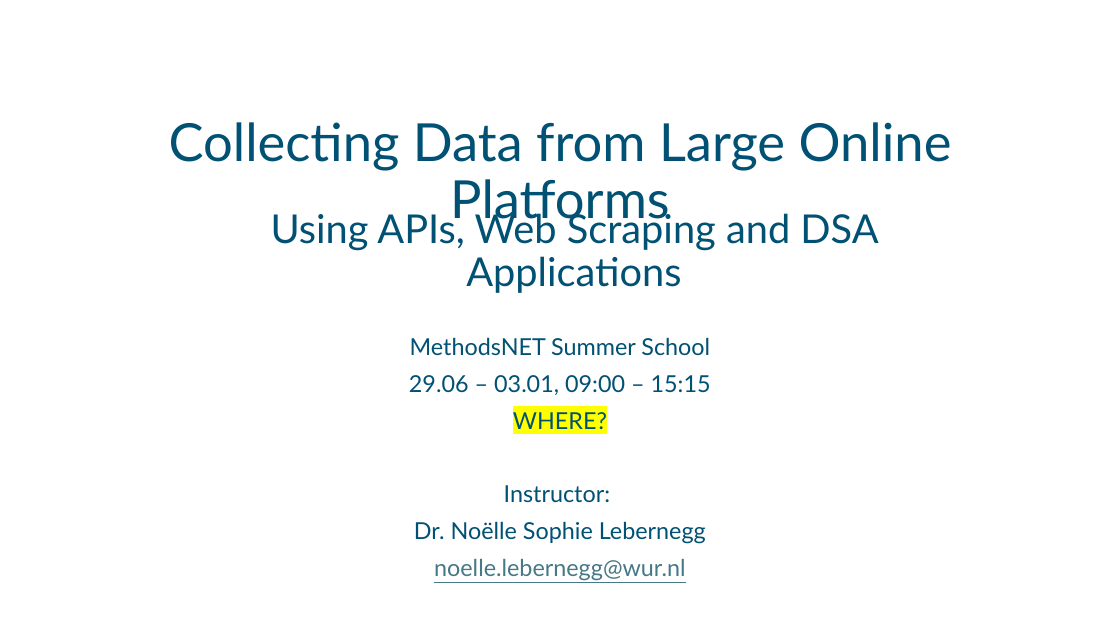
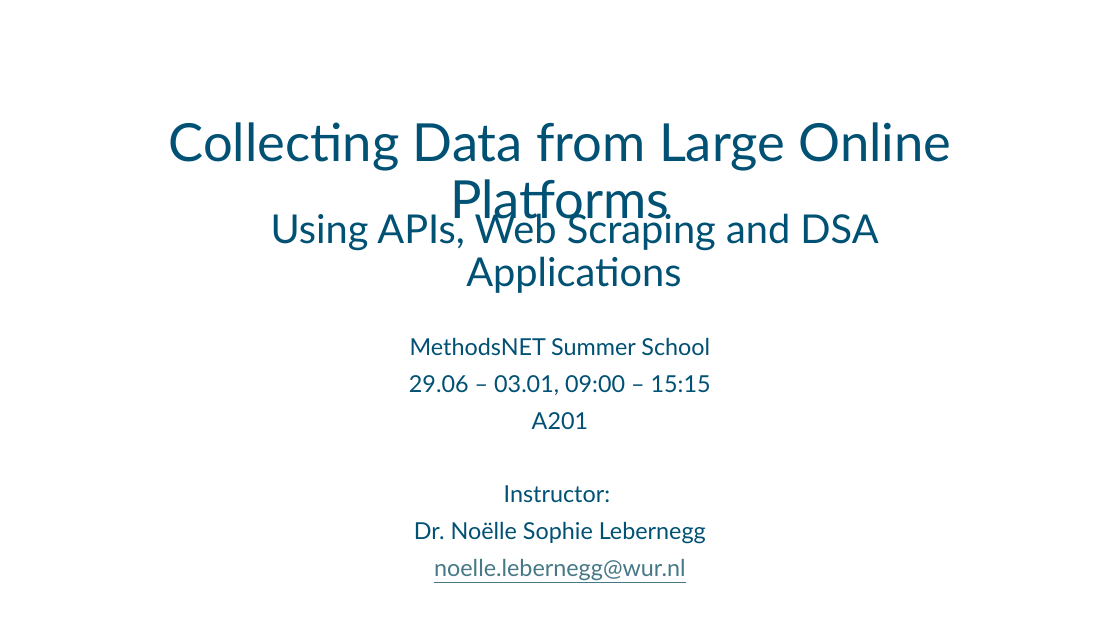
Before and after one commit to noellelebe/methodsNET_vlop-course-materials, a slide deck: slide 1 of slides/day1_intro.pptx. Drawn at 1120x630 pixels with LibreOffice and Linux fonts; fonts in the diff are those of the drawing; background and template pictures are left out. Boxes give left, top, right and bottom in pixels: in the first picture for what was removed or moved away, otherwise in the second. Text is boxed around its words. In the diff, an @@ line names an element or a change of style, - is before the commit and + after.

Commit message:
add room number

```diff
--- a/slides/day1_intro.pptx
+++ b/slides/day1_intro.pptx
@@ subtitle at bbox=[532, 412, 588, 429]: text changed @@
-WHERE?
+A201
```
